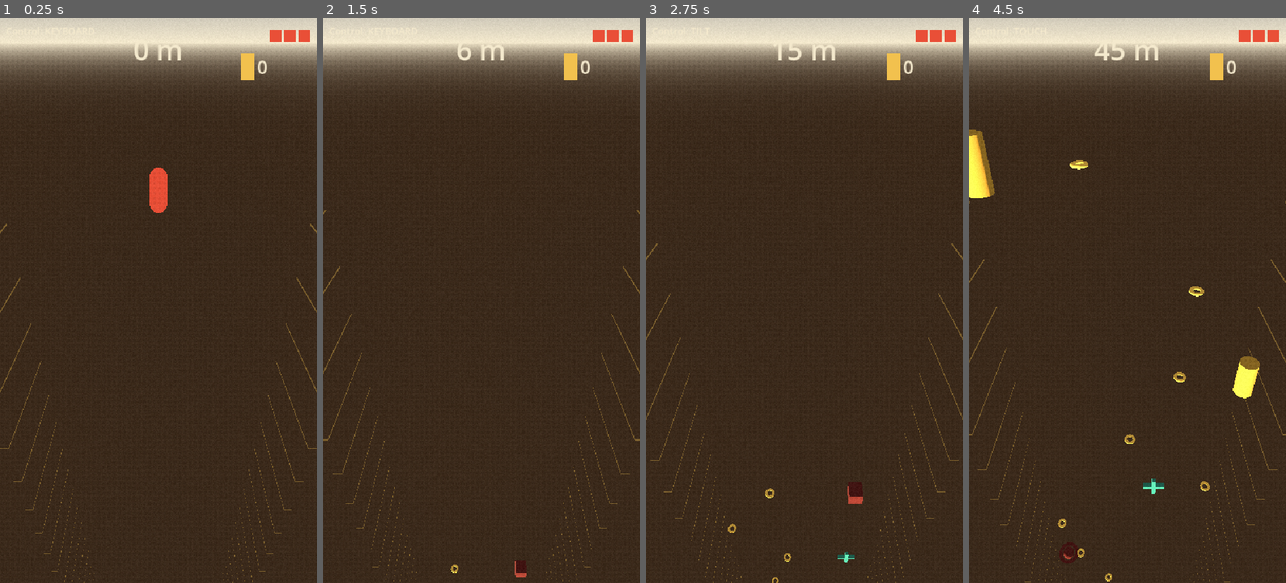
Above: before the commit, frames 1-4 (left to right).
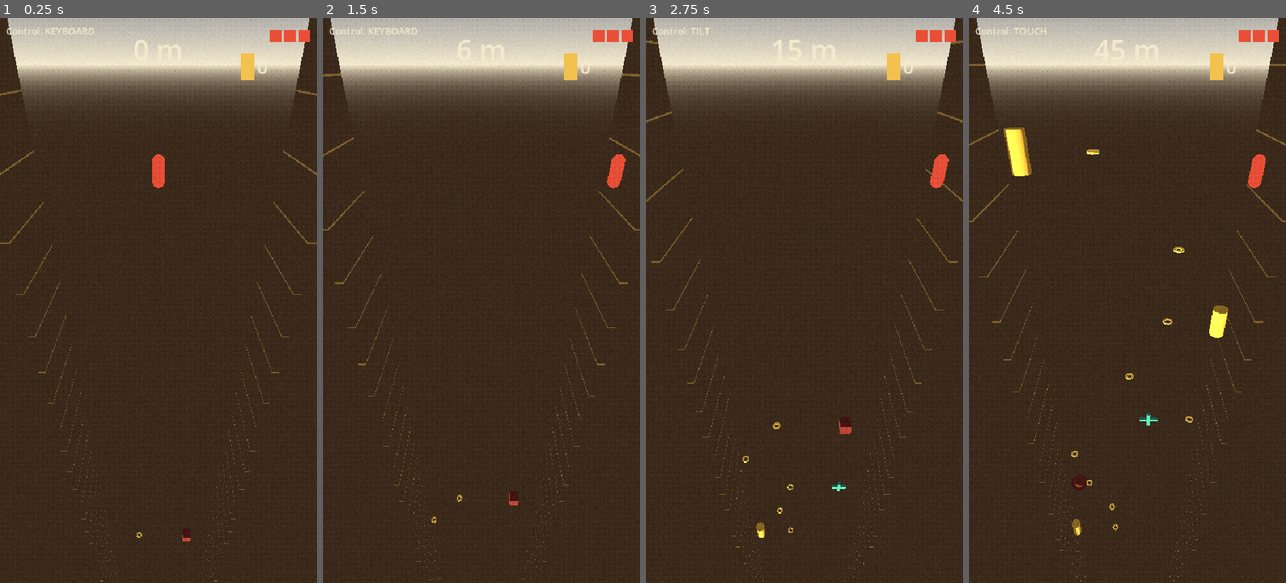
Above: after the commit, the same moments.

Repository: quvntvn/Hyperdive
Game: Godot game, scene res://scenes/game/main_game.tscn
The game is run twice, just before and just after one commit, with the same random seed, the same clock (stepped at 60 frames per second) and the same inputs.
Inputs (mouse positions are in pixels of both pictures, inside the frame that each line leads up to):
- Up to frame 1 (0.25 s): no input
- Up to frame 2 (1.5 s): tap Enter at 0.5 s; move the mouse to (551, 272) at 0.52 s; hold D (move_right) 0.53-1.25 s; tap 1 at 0.6 s; click (551, 272) at 0.67 s; drag from (418, 328) to (465, 413) at 1.27 s
- Up to frame 3 (2.75 s): move the mouse to (836, 176) at 2.02 s; hold D (move_right) from 2.03 s (still down); tap 3 at 2.1 s
- Up to frame 4 (4.5 s): release D (move_right) at 2.75 s; drag from (1111, 413) to (1032, 215) at 2.77 s; move the mouse to (1222, 385) at 3.52 s; hold A (move_left) 3.53-4.25 s; tap 2 at 3.6 s; drag from (1032, 215) to (1079, 159) at 4.27 s

The runs differ from the first frame. In frame 1, 13% of the frame differs, in the area x 0-100%, y 0-100%; in frame 2, 13%; in frame 3, 13%; in frame 4, 15%.

Commit message:
tune(camera): Z=12 et FOV=80° pour couvrir tout le corridor élargi
Co-Authored-By: Claude Sonnet 4.6 <noreply@anthropic.com>

Diff:
--- a/hyperdive/scenes/game/main_game.tscn
+++ b/hyperdive/scenes/game/main_game.tscn
@@ -55,7 +55,8 @@
 coin_scene = ExtResource("CoinScene")
 
 [node name="Camera3D" type="Camera3D" parent="."]
-transform = Transform3D(1, 0, 0, 0, 0.8192, 0.5736, 0, -0.5736, 0.8192, 0, 5, 9)
+transform = Transform3D(1, 0, 0, 0, 0.8192, 0.5736, 0, -0.5736, 0.8192, 0, 5, 12)
+fov = 80.0
 script = ExtResource("FollowCameraScript")
 target_path = NodePath("../Player")
 
